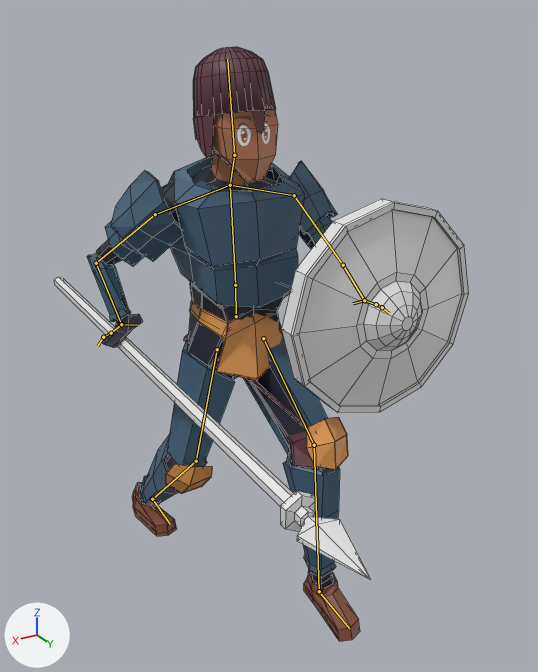
A saved change to the Blender file characters.blend.
Before and after are seen from a 50 mm camera at (22.1, 41.1, 37.2) aimed at (0.0, 4.4, 18.8). The axes (+X, +Y, +Z) are drawn at lower left. The lights are the same throughout. Both versions are drawn at frame 1 of the action 'Spearman Idle'; the numbers are the values there. The bones that bend it are drawn over the model as lines. Mesh edges are drawn as thin lines.

In view in the first picture: 'Shield', 'Spear', 'Spearman V3'.
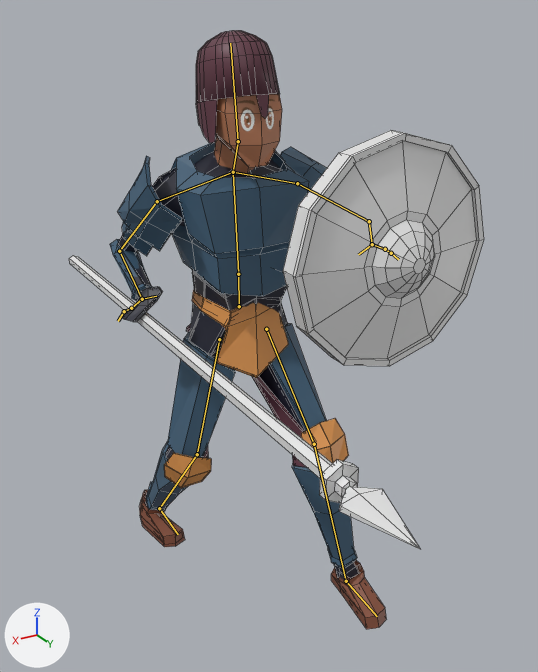
The change in detail:
Bone 'Knee IK L.001' (bone_knee_ik_l_001) moves from (0.06, -0.28, 2.06) to (0.0, 0.0, 0.0).
Bone 'Pelvis' (bone_pelvis) moves from (0.0, -0.18, 0.0) to (0.0, -1.67, 0.0).
Bone 'Lower Arm L' (bone_lower_arm_l) turns from (0, 0, 0) to (-1, -2, -3) degrees about its own x, y and z.
Bone 'Hand IK L' (bone_hand_ik_l) moves from (-3.69, -3.33, -5.63) to (-3.41, -3.91, -6.54).
Bone 'Elbow IK L' (bone_elbow_ik_l) moves from (-0.63, 2.98, -0.34) to (0.0, 0.0, 0.0).
Bone 'Foot IK L' (bone_foot_ik_l) moves from (0.04, 4.83, -2.81) to (1.67, 4.76, -0.47).
Bone 'Hand IK R' (bone_hand_ik_r) moves from (4.23, -3.25, 0.0) to (5.21, -3.34, -0.65).
Bone 'Elbow IK R' (bone_elbow_ik_r) moves from (0.98, 1.29, 0.77) to (1.67, 3.92, 2.68).
Bone 'Foot IK R' (bone_foot_ik_r) moves from (-1.66, -5.38, -1.23) to (-1.69, -4.34, 0.64).

Location of each change, [x1, y1, x2, y2] in pixels of the pictures (538 x 672 px):
'Spearman V3', posed
    before: [87, 47, 360, 642]
    after: [110, 30, 386, 629]
'Shield', posed (7% wider, 10% taller)
    before: [281, 199, 469, 413]
    after: [283, 130, 484, 366]
'Spear', posed (11% wider)
    before: [54, 277, 370, 580]
    after: [69, 255, 420, 549]
bone 'Lower Arm L', root to tip
    before: (343, 265) to (364, 300)
    after: (369, 221) to (372, 244)
